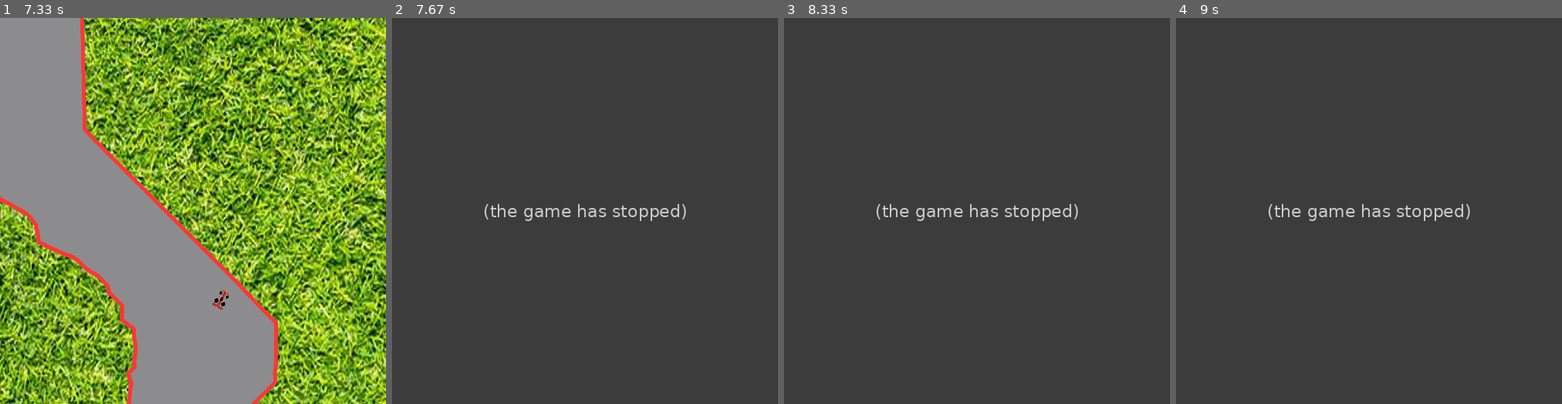
Above: before the commit, frames 1-4 (left to right).
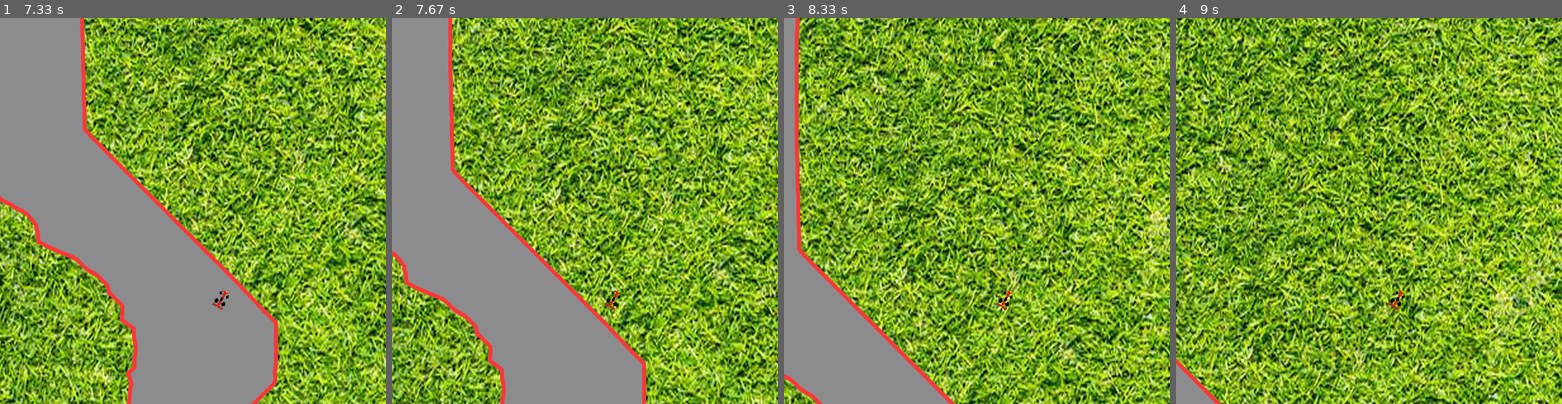
Above: after the commit, the same moments.

Repository: gpizzigh/EP-3-RandomRace
Game: pygame game, started from Main.py
Same seed, same stepped clock (60 frames per second), same inputs: the game is played once before the commit and once after it.
Inputs:
- Up to frame 1 (7.33 s): hold Left 0.33-0.87 s; hold Down 0.9-1.2 s; hold Left 1.23-1.63 s; hold Up 1.67-2.03 s; hold Right 2.07-2.7 s; hold Down 2.73-3.1 s; hold Left 3.13-3.6 s; hold Right 3.63-4.1 s; hold Up 4.13-4.43 s; hold Left 4.97-5.5 s; hold Down 5.53-5.83 s; hold Left 5.87-6.27 s; hold Up 6.3-6.67 s; hold Right from 6.7 s (still down)
- Up to frame 2 (7.67 s): release Right at 7.33 s
- Up to frame 3 (8.33 s): no input
- Up to frame 4 (9 s): no input

Frame 1 is identical in both runs. In frame 2, 100% of the frame differs, in the area x 0-100%, y 0-100%; in frame 3, 100%; in frame 4, 100%.
Before the commit the program exited at 7.53 s; later frames show no game.

Commit message:
enche o saco

Diff:
--- a/Main.py
+++ b/Main.py
@@ -50,11 +50,12 @@
     pyg.display.set_caption('Random Race')
     screen.fill(0)
     # Verifica se o carro bateu na pista.
-    print(bg_mask.get_at((int(xpos - pistax), int(ypos - pistay))))
+    print(bg_mask.get_at((int(xpos - pistax), int(ypos - pistay)))) #(255,255,255,0)
     if bg_mask.get_at((int(xpos - pistax), int(ypos - pistay))) == WHITE:
-        pyg.quit()
-        exit(0)
+        print("Colisao")
+        #pyg.quit()
 
+        #exit(0)
     # lista_de_colisao = pyg.sprite.spritecollide(all_sprites_carros,all_sprites_extra,False)
     # for carro in lista_de_colisao:
     #     print("carro bateu")
